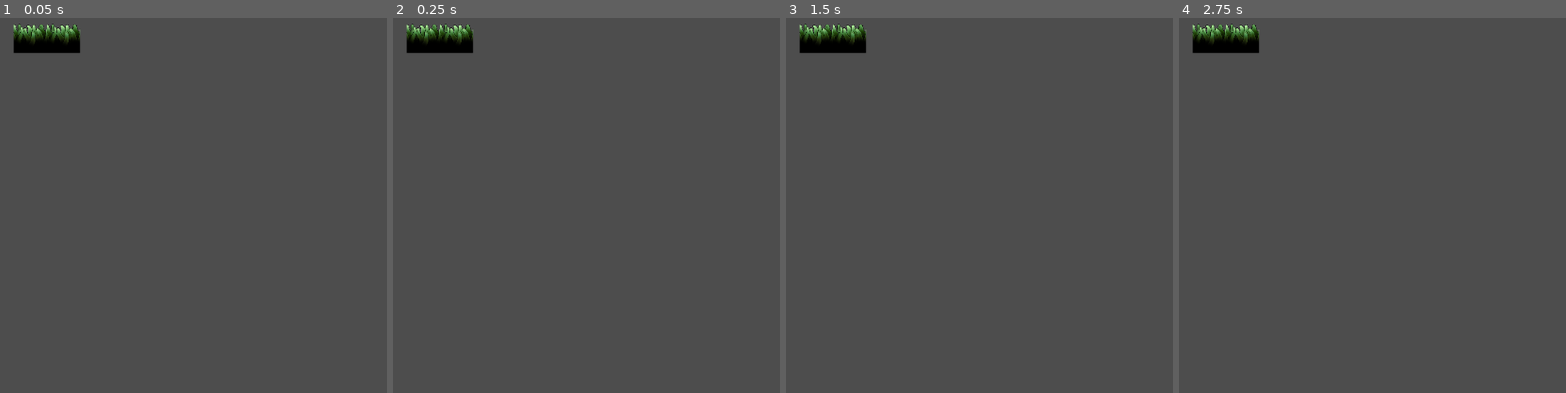
Above: before the commit, frames 1-4 (left to right).
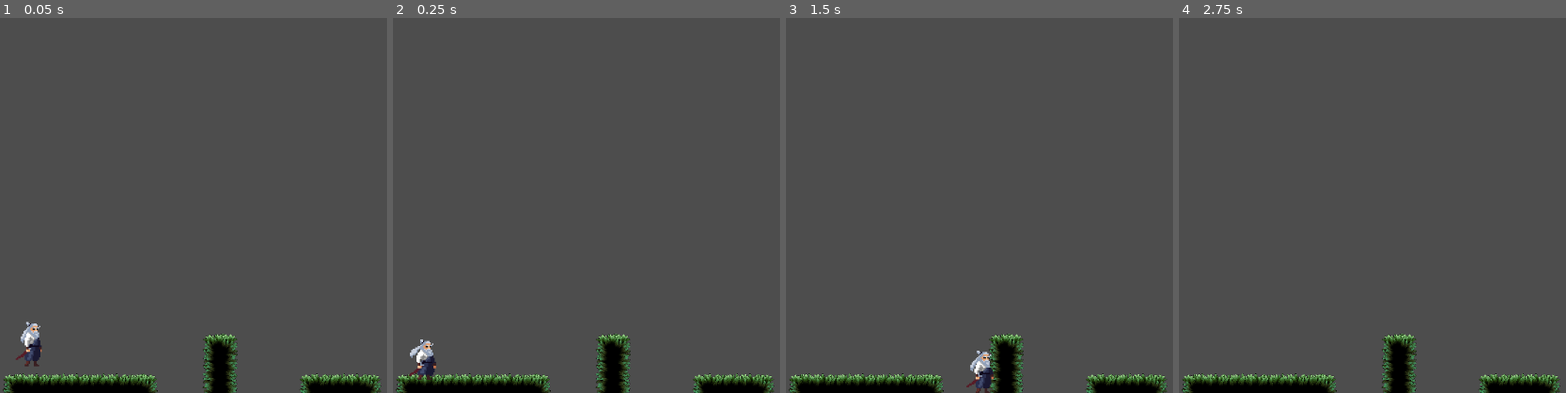
Above: after the commit, the same moments.

Repository: richdcosta-ux/Assesment
Game: Godot game, scene res://scenes/level_1.tscn
The game is run twice, just before and just after one commit, with the same random seed, the same clock (stepped at 60 frames per second) and the same inputs.
Inputs:
- Up to frame 1 (0.05 s): no input
- Up to frame 2 (0.25 s): no input
- Up to frame 3 (1.5 s): hold D (right, bound only after the commit) from 0.53 s (still down); tap Space (jump, bound only after the commit) at 0.6, 0.77, 1.07, 1.35 s
- Up to frame 4 (2.75 s): tap Space (jump, bound only after the commit) at 1.52, 1.82, 2.1 s; tap Enter at 2 s; release D (right, bound only after the commit) at 2.03 s; hold A (left, bound only after the commit) from 2.03 s (still down)

The runs differ from the first frame. In frame 1, 5.7% of the frame differs, in the area x 0-99%, y 1-100%; in frame 2, 5.6%; in frame 3, 5.6%; in frame 4, 5.2%.

Commit message:
added animations and fixed stuff

Diff:
--- a/prefabs/player.tscn
+++ b/prefabs/player.tscn
@@ -1,7 +1,40 @@
 [gd_scene format=3 uid="uid://br4r5douj86ei"]
 
 [ext_resource type="Texture2D" uid="uid://bspy2ulh0hd7j" path="res://assets/player/IDLE.png" id="1_4dohe"]
+[ext_resource type="Script" uid="uid://pimsivmo0af" path="res://scripts/character_body_2d.gd" id="1_r66lb"]
+[ext_resource type="Texture2D" uid="uid://wp62uy4duqq6" path="res://assets/player/ATTACK 1.png" id="2_1txc5"]
 [ext_resource type="Texture2D" uid="uid://dftkyckpw1n80" path="res://assets/player/RUN.png" id="2_r66lb"]
+
+[sub_resource type="RectangleShape2D" id="RectangleShape2D_ht1c8"]
+size = Vector2(36, 20)
+
+[sub_resource type="AtlasTexture" id="AtlasTexture_8jxos"]
+atlas = ExtResource("2_1txc5")
+region = Rect2(0, 0, 96, 96)
+
+[sub_resource type="AtlasTexture" id="AtlasTexture_2c4y0"]
+atlas = ExtResource("2_1txc5")
+region = Rect2(96, 0, 96, 96)
+
+[sub_resource type="AtlasTexture" id="AtlasTexture_w4pj3"]
+atlas = ExtResource("2_1txc5")
+region = Rect2(192, 0, 96, 96)
+
+[sub_resource type="AtlasTexture" id="AtlasTexture_r1s2y"]
+atlas = ExtResource("2_1txc5")
+region = Rect2(288, 0, 96, 96)
+
+[sub_resource type="AtlasTexture" id="AtlasTexture_0anbp"]
+atlas = ExtResource("2_1txc5")
+region = Rect2(384, 0, 96, 96)
+
+[sub_resource type="AtlasTexture" id="AtlasTexture_e3k5d"]
+atlas = ExtResource("2_1txc5")
+region = Rect2(480, 0, 96, 96)
+
+[sub_resource type="AtlasTexture" id="AtlasTexture_2v6jp"]
+atlas = ExtResource("2_1txc5")
+region = Rect2(576, 0, 96, 96)
 
 [sub_resource type="AtlasTexture" id="AtlasTexture_1txc5"]
 atlas = ExtResource("1_4dohe")
@@ -109,6 +142,32 @@
 
 [sub_resource type="SpriteFrames" id="SpriteFrames_8jxos"]
 animations = [{
+"frames": [{
+"duration": 1.0,
+"texture": SubResource("AtlasTexture_8jxos")
+}, {
+"duration": 1.0,
+"texture": SubResource("AtlasTexture_2c4y0")
+}, {
+"duration": 1.0,
+"texture": SubResource("AtlasTexture_w4pj3")
+}, {
+"duration": 1.0,
+"texture": SubResource("AtlasTexture_r1s2y")
+}, {
+"duration": 1.0,
+"texture": SubResource("AtlasTexture_0anbp")
+}, {
+"duration": 1.0,
+"texture": SubResource("AtlasTexture_e3k5d")
+}, {
+"duration": 1.0,
+"texture": SubResource("AtlasTexture_2v6jp")
+}],
+"loop": true,
+"name": &"attack",
+"speed": 15.0
+}, {
 "frames": [{
 "duration": 1.0,
 "texture": SubResource("AtlasTexture_1txc5")
@@ -203,15 +262,26 @@
 height = 32.0
 
 [node name="player" type="Node2D" unique_id=1766685512]
-
-[node name="CharacterBody2D" type="CharacterBody2D" parent="." unique_id=253842989]
-
-[node name="AnimatedSprite2D" type="AnimatedSprite2D" parent="CharacterBody2D" unique_id=330451765]
+scale = Vector2(2, 2)
+
+[node name="Area2D" type="Area2D" parent="." unique_id=307674402]
+position = Vector2(22, 17.5)
+
+[node name="CollisionShape2D2" type="CollisionShape2D" parent="Area2D" unique_id=1517736085]
+position = Vector2(2, -2.5)
+shape = SubResource("RectangleShape2D_ht1c8")
+
+[node name="CharacterBody2D" type="CharacterBody2D" parent="Area2D" unique_id=253842989]
+position = Vector2(-22, -17.5)
+script = ExtResource("1_r66lb")
+
+[node name="player_animation" type="AnimatedSprite2D" parent="Area2D/CharacterBody2D" unique_id=330451765]
 texture_filter = 1
 sprite_frames = SubResource("SpriteFrames_8jxos")
-animation = &"run"
-frame_progress = 0.4922683
-
-[node name="CollisionShape2D" type="CollisionShape2D" parent="CharacterBody2D" unique_id=421089150]
+animation = &"attack"
+autoplay = "idle"
+frame_progress = 0.5280072
+
+[node name="CollisionShape2D" type="CollisionShape2D" parent="Area2D/CharacterBody2D" unique_id=421089150]
 position = Vector2(1, 17)
 shape = SubResource("CapsuleShape2D_2c4y0")
--- a/project.godot
+++ b/project.godot
@@ -15,6 +15,27 @@
 config/features=PackedStringArray("4.6", "GL Compatibility")
 config/icon="res://icon.svg"
 
+[input]
+
+left={
+"deadzone": 0.2,
+"events": [Object(InputEventKey,"resource_local_to_scene":false,"resource_name":"","device":-1,"window_id":0,"alt_pressed":false,"shift_pressed":false,"ctrl_pressed":false,"meta_pressed":false,"pressed":false,"keycode":0,"physical_keycode":65,"key_label":0,"unicode":97,"location":0,"echo":false,"script":null)
+, Object(InputEventKey,"resource_local_to_scene":false,"resource_name":"","device":-1,"window_id":0,"alt_pressed":false,"shift_pressed":false,"ctrl_pressed":false,"meta_pressed":false,"pressed":false,"keycode":0,"physical_keycode":4194319,"key_label":0,"unicode":0,"location":0,"echo":false,"script":null)
+]
+}
+right={
+"deadzone": 0.2,
+"events": [Object(InputEventKey,"resource_local_to_scene":false,"resource_name":"","device":-1,"window_id":0,"alt_pressed":false,"shift_pressed":false,"ctrl_pressed":false,"meta_pressed":false,"pressed":false,"keycode":0,"physical_keycode":68,"key_label":0,"unicode":100,"location":0,"echo":false,"script":null)
+, Object(InputEventKey,"resource_local_to_scene":false,"resource_name":"","device":-1,"window_id":0,"alt_pressed":false,"shift_pressed":false,"ctrl_pressed":false,"meta_pressed":false,"pressed":false,"keycode":0,"physical_keycode":4194321,"key_label":0,"unicode":0,"location":0,"echo":false,"script":null)
+]
+}
+jump={
+"deadzone": 0.2,
+"events": [Object(InputEventKey,"resource_local_to_scene":false,"resource_name":"","device":-1,"window_id":0,"alt_pressed":false,"shift_pressed":false,"ctrl_pressed":false,"meta_pressed":false,"pressed":false,"keycode":0,"physical_keycode":32,"key_label":0,"unicode":32,"location":0,"echo":false,"script":null)
+, Object(InputEventKey,"resource_local_to_scene":false,"resource_name":"","device":-1,"window_id":0,"alt_pressed":false,"shift_pressed":false,"ctrl_pressed":false,"meta_pressed":false,"pressed":false,"keycode":0,"physical_keycode":4194320,"key_label":0,"unicode":0,"location":0,"echo":false,"script":null)
+]
+}
+
 [physics]
 
 3d/physics_engine="Jolt Physics"
--- a/scenes/level_1.tscn
+++ b/scenes/level_1.tscn
@@ -1,16 +1,23 @@
-[gd_scene format=3 uid="uid://cjibp7dvvq5t1"]
+[gd_scene format=4 uid="uid://cjibp7dvvq5t1"]
 
 [ext_resource type="Texture2D" uid="uid://bjlw6dt4u556q" path="res://assets/mossy area/Mossy - TileSet.png" id="1_014kd"]
+[ext_resource type="PackedScene" uid="uid://br4r5douj86ei" path="res://prefabs/player.tscn" id="2_bswci"]
 
 [sub_resource type="TileSetAtlasSource" id="TileSetAtlasSource_bswci"]
 texture = ExtResource("1_014kd")
-texture_region_size = Vector2i(256, 256)
+texture_region_size = Vector2i(512, 512)
 1:0/0 = 0
+1:0/0/physics_layer_0/polygon_0/points = PackedVector2Array(-256, -144.55792, 256, -138.99802, 256, 256, -256, 256)
 0:0/0 = 0
+0:0/0/physics_layer_0/polygon_0/points = PackedVector2Array(-100.07855, -133.43811, 256, -150.11786, 256, 256, -127.87814, 256)
 3:0/0 = 0
+3:0/0/physics_layer_0/polygon_0/points = PackedVector2Array(-169.47517, -163.19833, 172.61362, -166.33676, 169.47519, 256, -172.61359, 256)
 2:0/0 = 0
+2:0/0/physics_layer_0/polygon_0/points = PackedVector2Array(-256, -144.55792, 150.11786, -127.878174, 166.7976, 256, -256, 256)
 4:0/0 = 0
+4:0/0/physics_layer_0/polygon_0/points = PackedVector2Array(-125.53717, -53.353302, 134.95245, -53.353302, 131.81403, 122.39874, -131.81403, 125.53717)
 5:0/0 = 0
+5:0/0/physics_layer_0/polygon_0/points = PackedVector2Array(-125.53717, -53.353302, 65.90701, -56.49173, 65.90701, 122.39874, -131.81403, 125.53717)
 5:1/0 = 0
 5:2/0 = 0
 5:3/0 = 0
@@ -25,28 +32,40 @@
 1:5/0 = 0
 0:4/0 = 0
 0:3/0 = 0
+0:3/0/physics_layer_0/polygon_0/points = PackedVector2Array(61.15912, -127.878174, 161.23767, -177.91745, 256, -150.11786, 256, 133.43805, 111.198425, 100.07855, 50.039307, -11.119873)
 0:5/0 = 0
 1:3/0 = 0
+1:3/0/physics_layer_0/polygon_0/points = PackedVector2Array(-256, -144.55792, 256, -150.11786, 256, 144.55792, -256, 138.99799)
 1:2/0 = 0
 1:1/0 = 0
 0:1/0 = 0
+0:1/0/physics_layer_0/polygon_0/points = PackedVector2Array(-175.75203, -256, 256, -256, 256, 256, -153.78302, 256)
 0:2/0 = 0
+0:2/0/physics_layer_0/polygon_0/points = PackedVector2Array(-175.75203, -256, 256, -256, 256, 144.36774, -72.18387, 125.53717)
 2:1/0 = 0
+2:1/0/physics_layer_0/polygon_0/points = PackedVector2Array(-256, -256, 144.55792, -256, 161.23767, 256, -256, 256)
 3:1/0 = 0
+3:1/0/physics_layer_0/polygon_0/points = PackedVector2Array(-175.75203, -256, 188.30576, -256, 169.47519, 256, -172.61359, 256)
 4:1/0 = 0
 3:2/0 = 0
+3:2/0/physics_layer_0/polygon_0/points = PackedVector2Array(-175.75203, -256, 188.30576, -256, 112.98346, 103.568146, -103.56816, 100.42972)
 2:2/0 = 0
 2:3/0 = 0
+2:3/0/physics_layer_0/polygon_0/points = PackedVector2Array(-256, -144.55792, 256, -150.11786, 256, 144.55792, -256, 138.99799)
 3:3/0 = 0
 4:3/0 = 0
 4:2/0 = 0
 3:4/0 = 0
 6:0/0 = 0
+6:0/0/physics_layer_0/polygon_0/points = PackedVector2Array(-56, -66.5, 128, -81.5, 125, 126.5, -77, 131.5)
 7:0/0 = 0
+7:0/0/physics_layer_0/polygon_0/points = PackedVector2Array(-128.6756, -122.39874, 56.49173, -62.768585, 78.460724, 122.39874, -131.81403, 125.53717)
 7:1/0 = 0
+7:1/0/physics_layer_0/polygon_0/points = PackedVector2Array(-128.6756, -122.39874, 72.18387, -128.6756, 69.04544, 138.09088, -131.81403, 125.53717)
 7:2/0 = 0
 6:2/0 = 0
 6:1/0 = 0
+6:1/0/physics_layer_0/polygon_0/points = PackedVector2Array(-72.18387, -119.260315, 129.32396, -131.09552, 125, 126.5, -67.31932, 138.18178)
 6:3/0 = 0
 7:4/0 = 0
 7:3/0 = 0
@@ -158,13 +177,19 @@
 8:10/0 = 0
 9:10/0 = 0
 10:10/0 = 0
+5:6/0 = 0
 
 [sub_resource type="TileSet" id="TileSet_rus8k"]
+tile_size = Vector2i(512, 512)
+physics_layer_0/collision_layer = 1
 sources/0 = SubResource("TileSetAtlasSource_bswci")
 
 [node name="level1" type="Node2D" unique_id=1061009512]
-scale = Vector2(0.2, 0.2)
 
 [node name="TileMapLayer" type="TileMapLayer" parent="." unique_id=1529662245]
-tile_map_data = PackedByteArray(0, 0, 14, 0, 31, 0, 0, 0, 1, 0, 0, 0, 0, 0, 30, 0, 31, 0, 0, 0, 1, 0, 0, 0, 0, 0)
+scale = Vector2(0.12, 0.12)
+tile_map_data = PackedByteArray("AAAAAAoAAAAAAAAAAAABAAoAAAABAAAAAAACAAoAAAABAAAAAAADAAoAAAACAAAAAAAFAAoAAAADAAEAAAAFAAkAAAADAAAAAAAHAAoAAAAAAAMAAAAIAAoAAAABAAMAAAAJAAoAAAACAAMAAAA=")
 tile_set = SubResource("TileSet_rus8k")
+
+[node name="player" parent="." unique_id=1766685512 instance=ExtResource("2_bswci")]
+position = Vector2(48, 540)
--- /dev/null
+++ b/scripts/character_body_2d.gd
@@ -0,0 +1,35 @@
+extends CharacterBody2D
+
+@onready var player_animation = $player_animation
+
+const SPEED = 300.0
+const JUMP_VELOCITY = -400.0
+
+
+func _physics_process(delta: float) -> void:
+
+	if (velocity.x > 1 || velocity.x < -1):
+		player_animation.animation = "run"
+	else:
+		player_animation.animation = "idle"
+
+	# Add the gravity.
+	if not is_on_floor():
+		velocity += get_gravity() * delta
+
+	# Handle jump.
+	if Input.is_action_just_pressed("jump") and is_on_floor():
+		velocity.y = JUMP_VELOCITY
+
+	# Get the input direction and handle the movement/deceleration.
+	# As good practice, you should replace UI actions with custom gameplay actions.
+	var direction := Input.get_axis("left", "right")
+	if direction:
+		velocity.x = direction * SPEED
+	else:
+		velocity.x = move_toward(velocity.x, 0, SPEED)
+
+	move_and_slide()
+
+	var isleft = velocity.x < 0
+	player_animation.flip_h = isleft
Not shown, added: scripts/character_body_2d.gd.uid
